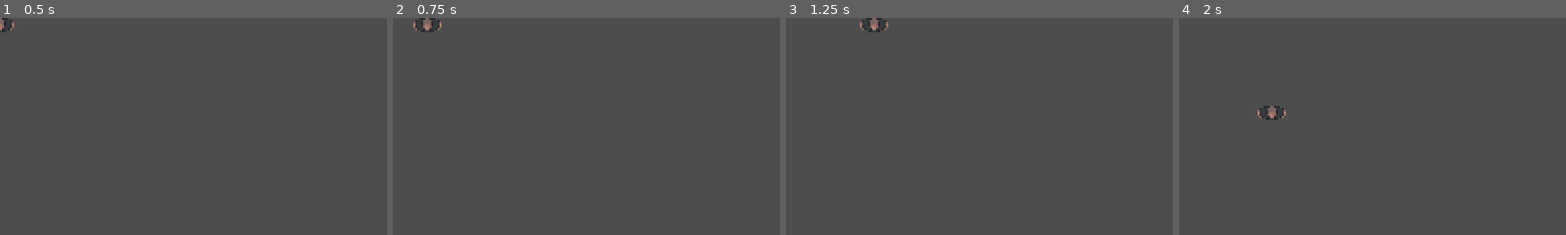
Above: before the commit, frames 1-4 (left to right).
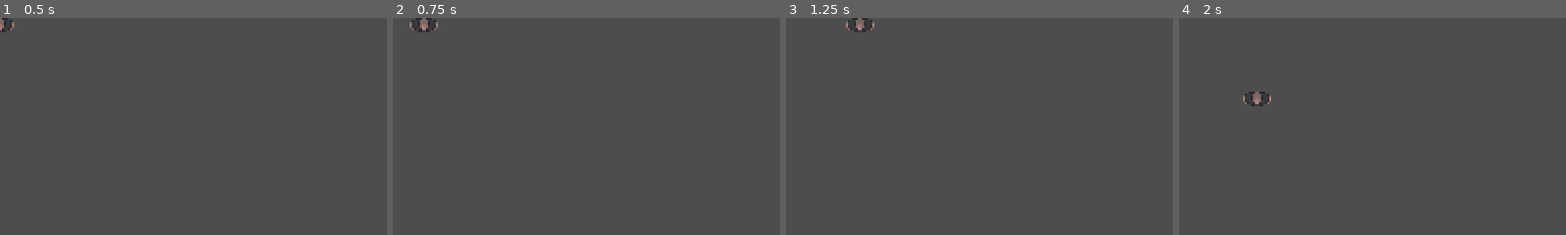
Above: after the commit, the same moments.

Repository: RizalAnas00/canon-game
Game: Godot game, scene res://Scenes/player.tscn
Two runs of this game, one before a commit and one after it. Both use one fixed random seed, a clock stepped at 60 frames per second and the inputs below. Before the commit the project has no main scene; this scene is started directly in both runs.
Inputs:
- Up to frame 1 (0.5 s): no input
- Up to frame 2 (0.75 s): tap Enter at 0.5 s; hold D (right) from 0.53 s (still down); tap Shift (run) at 0.6 s
- Up to frame 3 (1.25 s): keep holding D (right)
- Up to frame 4 (2 s): release D (right) at 1.28 s; hold S (down) from 1.28 s (still down); tap Shift (run) at 1.35 s
The pictures show only the part of the screen within x 0-50%, y 0-50%; the shares and areas given below are measured in that part.

Frame 1 is identical in both runs. In frame 2, 0.3% of the frame differs, in the area x 4-13%, y 0-7%; in frame 3, 0.4%; in frame 4, 0.5%, in the area x 16-28%, y 33-47%.

Commit message:
BOMB (masih belum jadi jir)

Diff:
--- /dev/null
+++ b/Scenes/TrapBomb.tscn
@@ -0,0 +1,40 @@
+[gd_scene load_steps=6 format=3 uid="uid://cxsxxjdxr5ulq"]
+
+[ext_resource type="Texture2D" uid="uid://bgnj5hk2s8jyv" path="res://Assets/pixil-frame-0 (1).png" id="1_37l7h"]
+[ext_resource type="Texture2D" uid="uid://bd2y2uh6ymbyq" path="res://Assets/2204_w053_n004_37b_p1_37.jpg" id="2_bvs31"]
+
+[sub_resource type="CircleShape2D" id="CircleShape2D_xqmi1"]
+radius = 62.0081
+
+[sub_resource type="AtlasTexture" id="AtlasTexture_fy5vi"]
+atlas = ExtResource("2_bvs31")
+region = Rect2(0, 0, 1427, 2000)
+
+[sub_resource type="SpriteFrames" id="SpriteFrames_htfdw"]
+animations = [{
+"frames": [{
+"duration": 1.0,
+"texture": SubResource("AtlasTexture_fy5vi")
+}],
+"loop": true,
+"name": &"default",
+"speed": 5.0
+}]
+
+[node name="TrapBomb" type="Node2D"]
+
+[node name="Pixil-frame-0(1)" type="Sprite2D" parent="."]
+scale = Vector2(1.28, 1.28)
+texture = ExtResource("1_37l7h")
+
+[node name="CollisionShape2D" type="CollisionShape2D" parent="."]
+position = Vector2(-2, 8)
+shape = SubResource("CircleShape2D_xqmi1")
+
+[node name="Timer" type="Timer" parent="."]
+wait_time = 1.316
+one_shot = true
+autostart = true
+
+[node name="AnimatedSprite2D" type="AnimatedSprite2D" parent="."]
+sprite_frames = SubResource("SpriteFrames_htfdw")
--- a/Scenes/canon.tscn
+++ b/Scenes/canon.tscn
@@ -59,6 +59,7 @@
 
 [node name="AnimatedSprite2D" type="AnimatedSprite2D" parent="."]
 sprite_frames = SubResource("SpriteFrames_a0tpw")
+frame_progress = 0.706121
 
 [node name="CollisionShape2D" type="CollisionShape2D" parent="."]
 position = Vector2(0.5, 0)
--- /dev/null
+++ b/Scripts/TrapBomb.gd
@@ -0,0 +1,18 @@
+extends Area2D
+@export var eksplosion_time: float = 2.0
+
+# Called when the node enters the scene tree for the first time.
+func _ready() -> void:
+	$Timer.wait_time = eksplosion_time
+	$Timer.start()
+
+func _on_timer_timeout():
+	explode()
+
+func eksplode():
+	queue_free()
+
+
+# Called every frame. 'delta' is the elapsed time since the previous frame.
+#func _process(delta: float) -> void:
+	#pass
--- a/Scripts/player.gd
+++ b/Scripts/player.gd
@@ -1,6 +1,6 @@
 extends CharacterBody2D
 
-const SPEED = 140.0
+const SPEED = 110.0
 const RUN_SPEED = 220.0
 const RUN_DURATION = 0.15
 
--- a/project.godot
+++ b/project.godot
@@ -11,6 +11,7 @@
 [application]
 
 config/name="canon"
+run/main_scene="res://Scenes/player.tscn"
 config/features=PackedStringArray("4.3", "Forward Plus")
 config/icon="res://icon.svg"
 
Binary file added: Assets/2204_w053_n004_37b_p1_37.jpg
Not shown, added: Assets/2204_w053_n004_37b_p1_37.jpg.import
Binary file added: Assets/pixil-frame-0 (1).png
Not shown, added: Assets/pixil-frame-0 (1).png.import
Binary file added: Assets/pixil-frame-0.png
Not shown, added: Assets/pixil-frame-0.png.import
